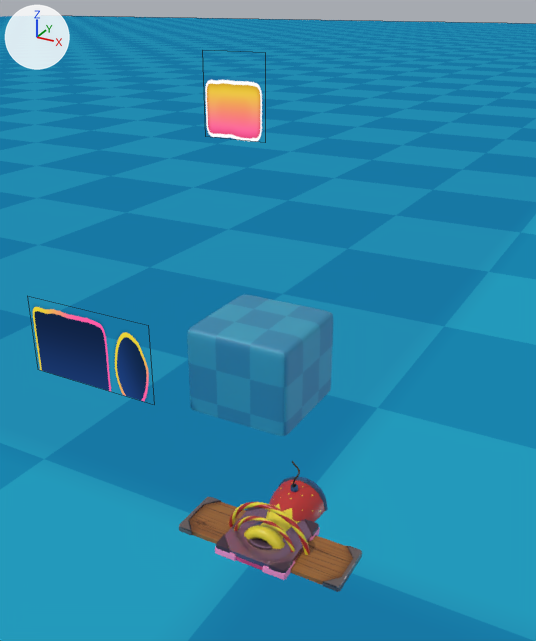
Two versions of the Blender file assets/scene.blend, one commit apart.
Rendered twice from a camera (50 mm lens) standing at (2.0, -3.6, 3.5) and looking at (-0.8, 1.4, 1.0). The lights are fixed; the arrows at upper left show +X, +Y and +Z. Mesh edges are drawn as thin lines on the coarser meshes. Everything nearer to the camera than a plane just in front of the edit is cut away.

In view in the first picture: 'cannon', 'floor', 'metal', 'panelInfo', 'panelLevel', 'static', 'target', 'wood'.
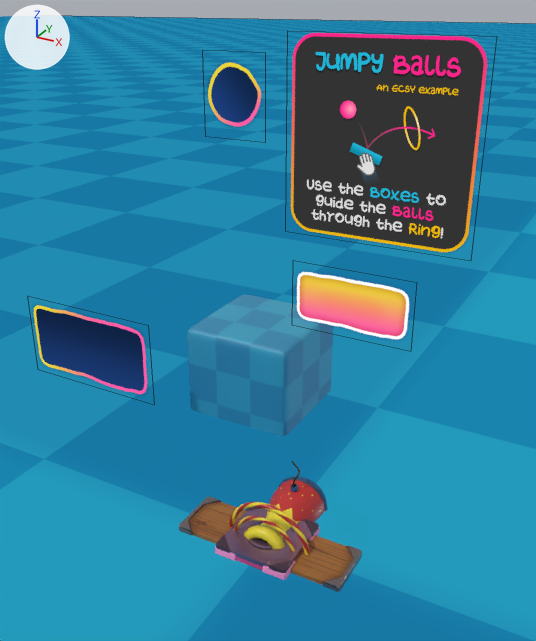
Pixel boxes (x1, y1, x2, y2) of what changed, in the pictures (536 x 641 px):
'help', added: after (291, 33, 487, 252)
'startbutton', added: after (297, 272, 409, 340)
part 1 of me_ui, surface changed: before (33, 307, 149, 402); after (34, 305, 147, 394)
part 2 of me_ui_001, surface changed: before (205, 79, 262, 142); after (208, 62, 261, 127)

Patch to the scene script:
```diff
--- a/assets/scene.blend.py
+++ b/assets/scene.blend.py
@@ img_help_png @@
+img_help_png = load_image('help.png', 'help.png', 1025, 1029, 'sRGB')
@@ mat_help @@
+mat_help = bpy.data.materials.new('help')
+# uses the picture img_help_png
@@ me_ui @@
 me_ui.from_pydata(...)  # 4 vertices, 1 face; spans x -0.683..0.683, y 0.0, z -0.376..0.376
 # used by ob_panelinfo; location = (-2.289, 0.866, 0.579)
+# me_ui part 1: texture (UV) coordinates of 1 of 1 face, centred in x 0.0, y 0.0, z 0.0, changed; they spanned u 0.0..0.68, v 0.25..1.0 and now span u 0.0..0.46, v 0.01..1.0
 me_ui.materials.append(mat_ui)
@@ me_ui_001 @@
 me_ui_001.from_pydata(...)  # 4 vertices, 1 face; spans x -0.317..0.317, y 0.0, z -0.376..0.376
 # used by ob_panellevel; location = (-1.592, 2.263, 2.631)
+# me_ui_001 part 2: texture (UV) coordinates of 1 of 1 face, centred in x 0.0, y 0.0, z 0.0, changed; they spanned u 0.68..1.0, v 0.25..1.0 and now span u 0.47..0.68, v 0.01..1.0
 me_ui_001.materials.append(mat_ui)
@@ me_help @@
+me_help.from_pydata(...)  # 4 vertices, 1 face; spans x -0.498..0.498, y -0.5..0.5, z 0.0
+me_help.materials.append(mat_help)
@@ me_ui_002 @@
+me_ui_002.from_pydata(...)  # 4 vertices, 1 face; spans x -0.498..0.498, y 0.0, z -0.275..0.275
+me_ui_002.materials.append(mat_ui)
@@ ob_help @@
+ob_help = bpy.data.objects.new('help', me_help)
+ob_help.location = (0.0, 1.71, 2.433)
+ob_help.rotation_euler = (1.571, 0.0, 0.0)  # degrees (90, 0, 0)
+ob_help.scale = (1.55, 1.55, 1.55)
@@ ob_startbutton @@
+ob_startbutton = bpy.data.objects.new('startbutton', me_ui_002)
+ob_startbutton.location = (0.0, 1.3, 1.3)
```
